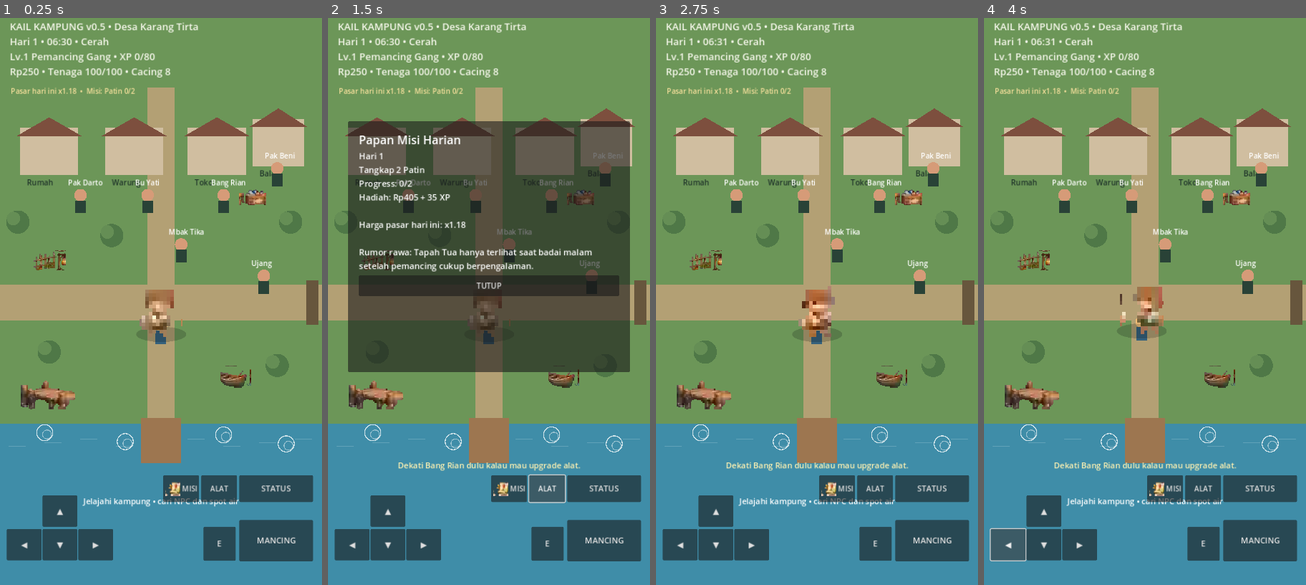
Above: before the commit, frames 1-4 (left to right).
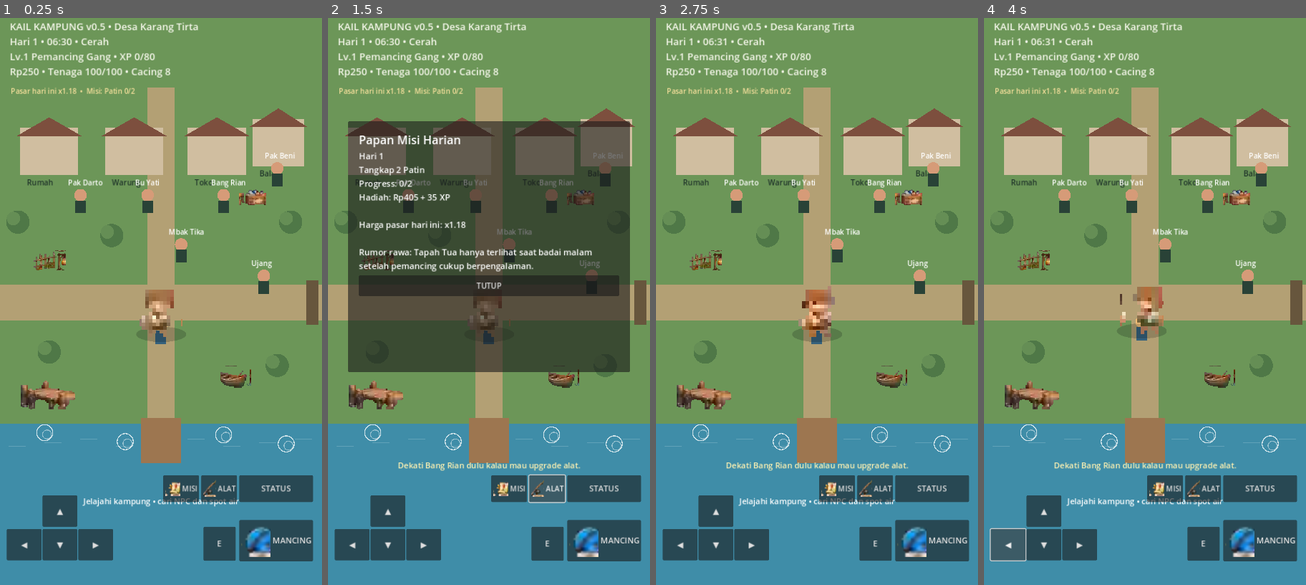
Above: after the commit, the same moments.

Repository: bravocompanion/mancing
Game: Godot game, scene res://Main.tscn
The game is run twice, just before and just after one commit, with the same random seed, the same clock (stepped at 60 frames per second) and the same inputs.
Inputs:
- Up to frame 1 (0.25 s): no input
- Up to frame 2 (1.5 s): click "MISI" at 0.5 s; click "ALAT" at 1.25 s
- Up to frame 3 (2.75 s): click "TUTUP" at 2 s
- Up to frame 4 (4 s): click "▲" at 2.75 s; click "◀" at 3.5 s

The runs differ from the first frame. In frame 1, 0.6% of the frame differs, in the area x 63-97%, y 81-96%; in frame 2, 0.6%; in frame 3, 0.6%; in frame 4, 0.6%.
Error before the commit: Invalid assignment of property or key 'icon_max_width' with value of type 'int' on a base object of type 'Button'. (res://scripts/visual_assets.gd:172)

Commit message:
Fix Godot button icon compatibility and numeric warnings

Diff:
--- a/scripts/visual_assets.gd
+++ b/scripts/visual_assets.gd
@@ -87,7 +87,7 @@
     if game == null or mc == null:
         return
     var p: Vector2 = game.player
-    var movement := p - last_player
+    var movement: Vector2 = p - last_player
     mc.position = p + Vector2(0, -30)
     shadow.position = p + Vector2(0, 20)
     if abs(movement.x) > 0.2:
@@ -107,7 +107,7 @@
         current_anim = next_anim
         frame_index = 0
         anim_clock = 0.0
-    var fps := 10.0 if current_anim == "walk" else (8.0 if current_anim in ["cast", "reel"] else 6.0)
+    var fps: float = 10.0 if current_anim == "walk" else (8.0 if current_anim in ["cast", "reel"] else 6.0)
     anim_clock += delta
     if anim_clock >= 1.0 / fps:
         anim_clock = 0.0
@@ -169,7 +169,6 @@
             if icon:
                 b.icon = icon
                 b.expand_icon = true
-                b.icon_max_width = 40
 
 func _install_world_props() -> void:
     var props := [
@@ -180,10 +179,11 @@
     ]
     for d in props:
         var s := Sprite2D.new()
-        s.texture = get_world_asset(d.id)
+        s.texture = get_world_asset(str(d.get("id", "")))
         s.texture_filter = CanvasItem.TEXTURE_FILTER_NEAREST
-        s.position = d.p
-        s.scale = Vector2(d.s, d.s)
+        s.position = d.get("p", Vector2.ZERO)
+        var prop_scale: float = float(d.get("s", 1.0))
+        s.scale = Vector2(prop_scale, prop_scale)
         s.z_index = 5
         game.add_child(s)
 
@@ -211,12 +211,12 @@
 func _ellipse(w: int, h: int) -> Texture2D:
     var image := Image.create(w, h, false, Image.FORMAT_RGBA8)
     image.fill(Color(0, 0, 0, 0))
-    var cx := w / 2.0
-    var cy := h / 2.0
+    var cx: float = float(w) / 2.0
+    var cy: float = float(h) / 2.0
     for y in range(h):
         for x in range(w):
-            var nx := (x - cx) / maxf(1.0, cx)
-            var ny := (y - cy) / maxf(1.0, cy)
+            var nx: float = (float(x) - cx) / maxf(1.0, cx)
+            var ny: float = (float(y) - cy) / maxf(1.0, cy)
             if nx * nx + ny * ny <= 1.0:
                 image.set_pixel(x, y, Color(0.03, 0.05, 0.04, 0.7))
     return ImageTexture.create_from_image(image)
